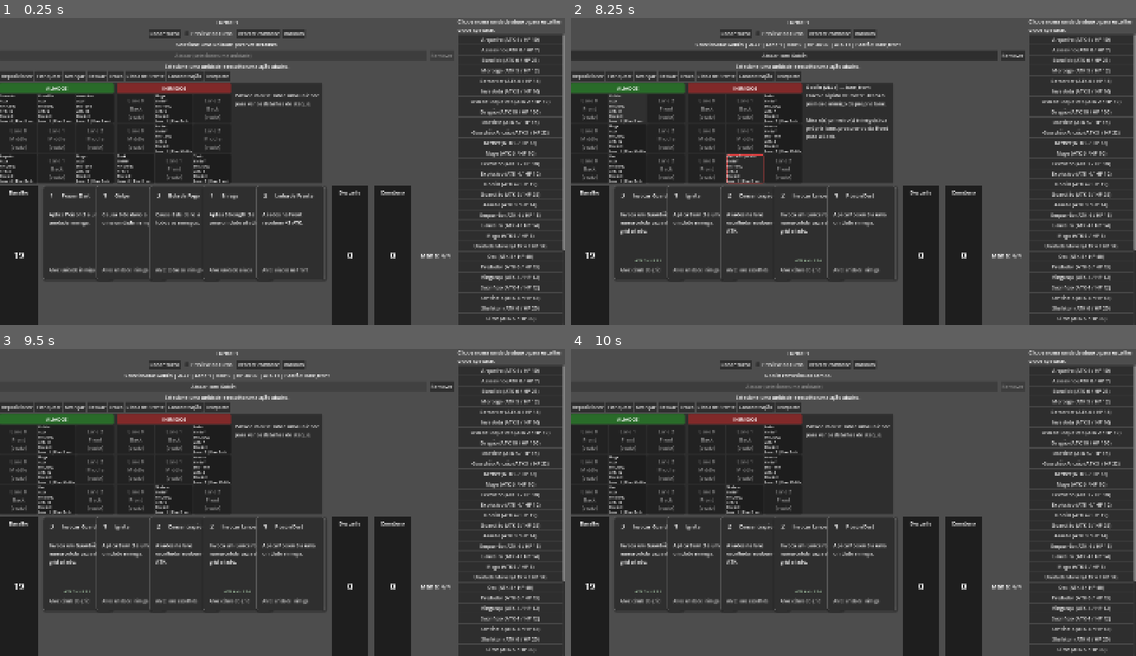
Above: before the commit, frames 1-4 (two rows, left to right).
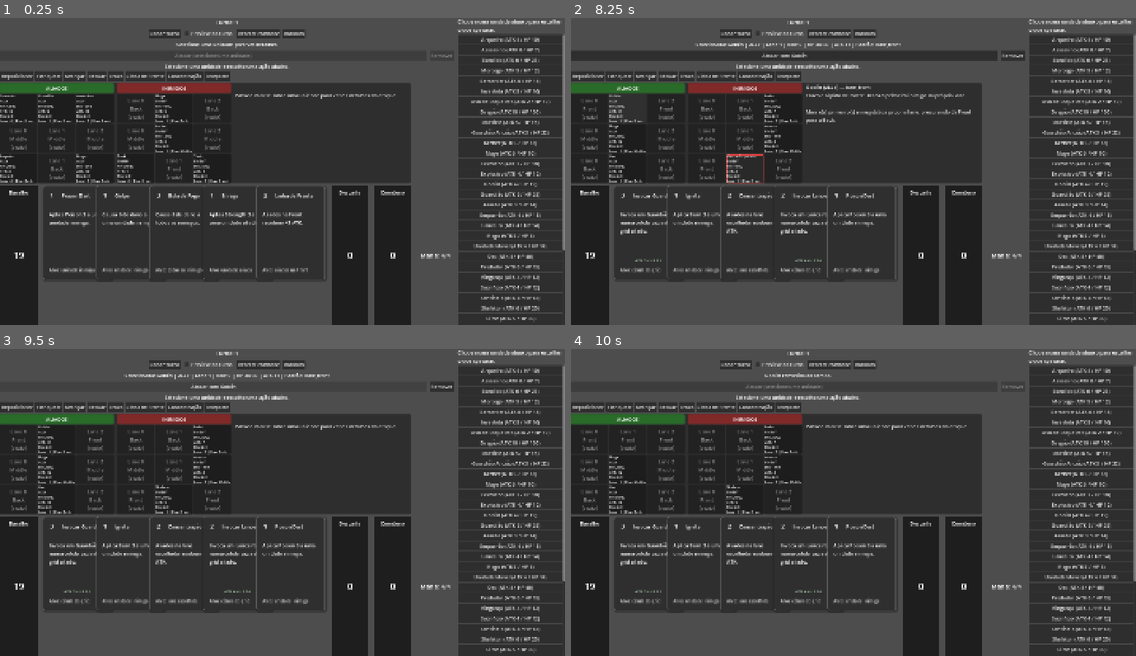
Above: after the commit, the same moments.

Repository: felippe-miguel/be-card
Game: Godot game, scene res://scenes/game.tscn
The game is run twice, just before and just after one commit, with the same random seed, the same clock (stepped at 60 frames per second) and the same inputs.
Inputs:
- Up to frame 1 (0.25 s): no input
- Up to frame 2 (8.25 s): click "Random" at 0.5 s; click "Reposicionar" at 1.25 s; click "Flanquear" at 2 s; click "Avançar" at 2.75 s; click "Recuar" at 3.5 s; click "Troca" at 4.25 s; click "Linha de Frente" at 5 s; click "Concentração" at 5.75 s; click "Teleporte" at 6.5 s; click "Lane 0 Front (vazio)" at 7.25 s; click "Lane 1 Front (vazio)" at 8 s
- Up to frame 3 (9.5 s): click "Atacar com Goblin" at 8.75 s
- Up to frame 4 (10 s): click "Remover" at 9.5 s

The runs differ from the first frame. In frame 1, 5.2% of the frame differs, in the area x 41-73%, y 21-54%; in frame 2, 5.6%; in frame 3, 5.2%; in frame 4, 5.2%.

Commit message:
style(ui): dobra a largura do painel de descricao/padrao de ataque
PatternInfoPanel (docs/playtest_3x3.md) de 280 para 560px -- texto de
description mais longo (ver commit de description nas unidades) tinha
pouco espaco antes disso.

Diff:
--- a/scenes/battle_floor.tscn
+++ b/scenes/battle_floor.tscn
@@ -77,7 +77,7 @@
 layout_mode = 2
 
 [node name="PatternInfoPanel" type="VBoxContainer" parent="Layout" unique_id=300222710]
-custom_minimum_size = Vector2(280, 0)
+custom_minimum_size = Vector2(560, 0)
 layout_mode = 2
 size_flags_horizontal = 0
 size_flags_vertical = 0
